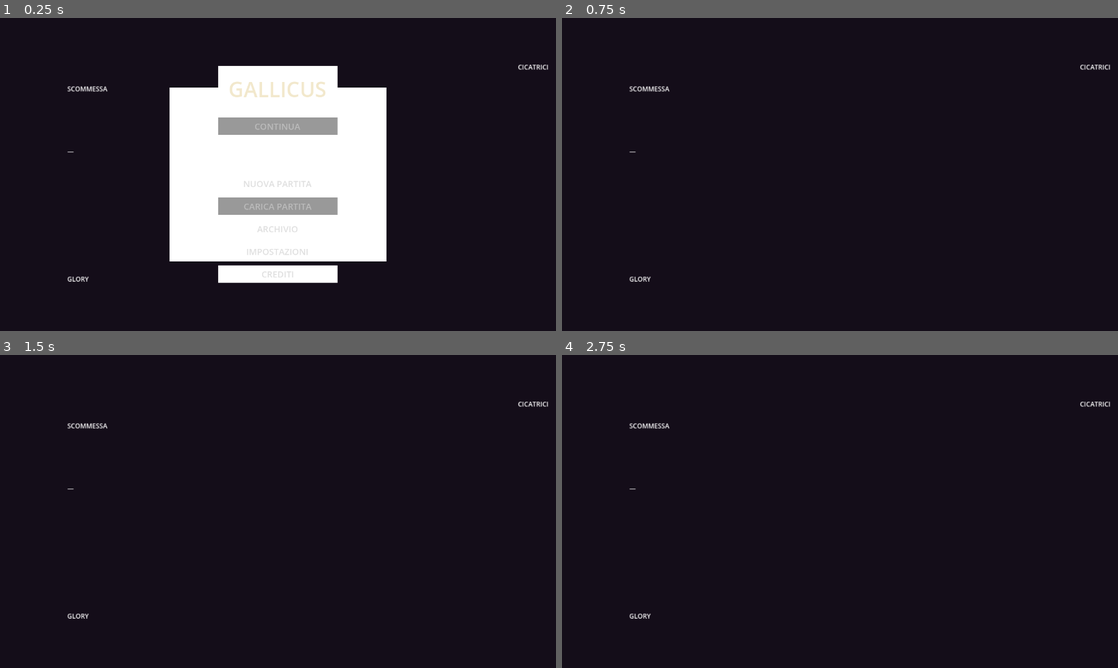
Above: before the commit, frames 1-4 (two rows, left to right).
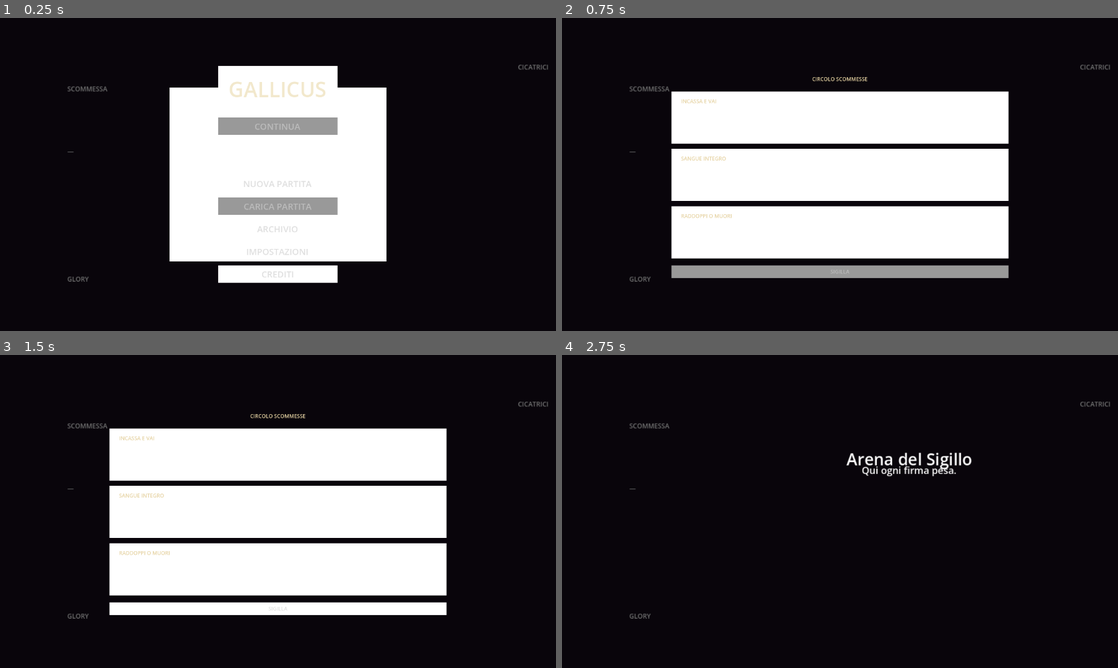
Above: after the commit, the same moments.

Repository: Faratas410/Gallicus-2.0
Game: Godot game, scene res://scenes/Main.tscn
The game is run twice, just before and just after one commit, with the same random seed, the same clock (stepped at 60 frames per second) and the same inputs.
Inputs (mouse positions are in pixels of both pictures, inside the frame that each line leads up to):
- Up to frame 1 (0.25 s): no input
- Up to frame 2 (0.75 s): click "NUOVA PARTITA" at 0.5 s
- Up to frame 3 (1.5 s): click (278, 455) at 1.27 s
- Up to frame 4 (2.75 s): click (840, 608) at 2 s, where only the run after the commit has a clickable "SIGILLA"

The runs differ from the first frame. In frame 1, 0.2% of the frame differs, in the area x 12-99%, y 14-85%; in frame 2, 34%; in frame 3, 34%; in frame 4, 0.9%.
Error before the commit: Parse Error: Expected indented block after function declaration. (res://scripts/systems/run_manager.gd:3663)

Commit message:
Fix RunManager parse error and i18n locale file checks

Diff:
--- a/scripts/systems/run_manager.gd
+++ b/scripts/systems/run_manager.gd
@@ -1379,11 +1379,11 @@
 
 func _resolve_available_locale(target_locale: String) -> String:
 	var requested_path: String = I18N_IT_PATH if target_locale == "it" else I18N_EN_PATH
-	if ResourceLoader.exists(requested_path):
+	if FileAccess.file_exists(requested_path):
 		return target_locale
 	var fallback_locale: String = "en" if target_locale == "it" else "it"
 	var fallback_path: String = I18N_IT_PATH if fallback_locale == "it" else I18N_EN_PATH
-	if ResourceLoader.exists(fallback_path):
+	if FileAccess.file_exists(fallback_path):
 		if not _language_fallback_logged:
 			print("[I18N] Missing translation resource ", requested_path, ". Fallback locale: ", fallback_locale)
 			_language_fallback_logged = true
@@ -3661,6 +3661,7 @@
 	_start_next_arena()
 
 func _on_betting_opened() -> void:
+	pass
 
 func _on_wave_started(_wave: int) -> void:
 	if LEVEL3_ENABLED:
--- a/scripts/ui/main_menu.gd
+++ b/scripts/ui/main_menu.gd
@@ -458,11 +458,11 @@
 
 func _resolve_available_locale(target_locale: String) -> String:
 	var requested_path: String = I18N_IT_PATH if target_locale == "it" else I18N_EN_PATH
-	if ResourceLoader.exists(requested_path):
+	if FileAccess.file_exists(requested_path):
 		return target_locale
 	var fallback_locale: String = "en" if target_locale == "it" else "it"
 	var fallback_path: String = I18N_IT_PATH if fallback_locale == "it" else I18N_EN_PATH
-	if ResourceLoader.exists(fallback_path):
+	if FileAccess.file_exists(fallback_path):
 		if not _language_fallback_logged:
 			print("[I18N] Missing translation resource ", requested_path, ". Fallback locale: ", fallback_locale)
 			_language_fallback_logged = true
